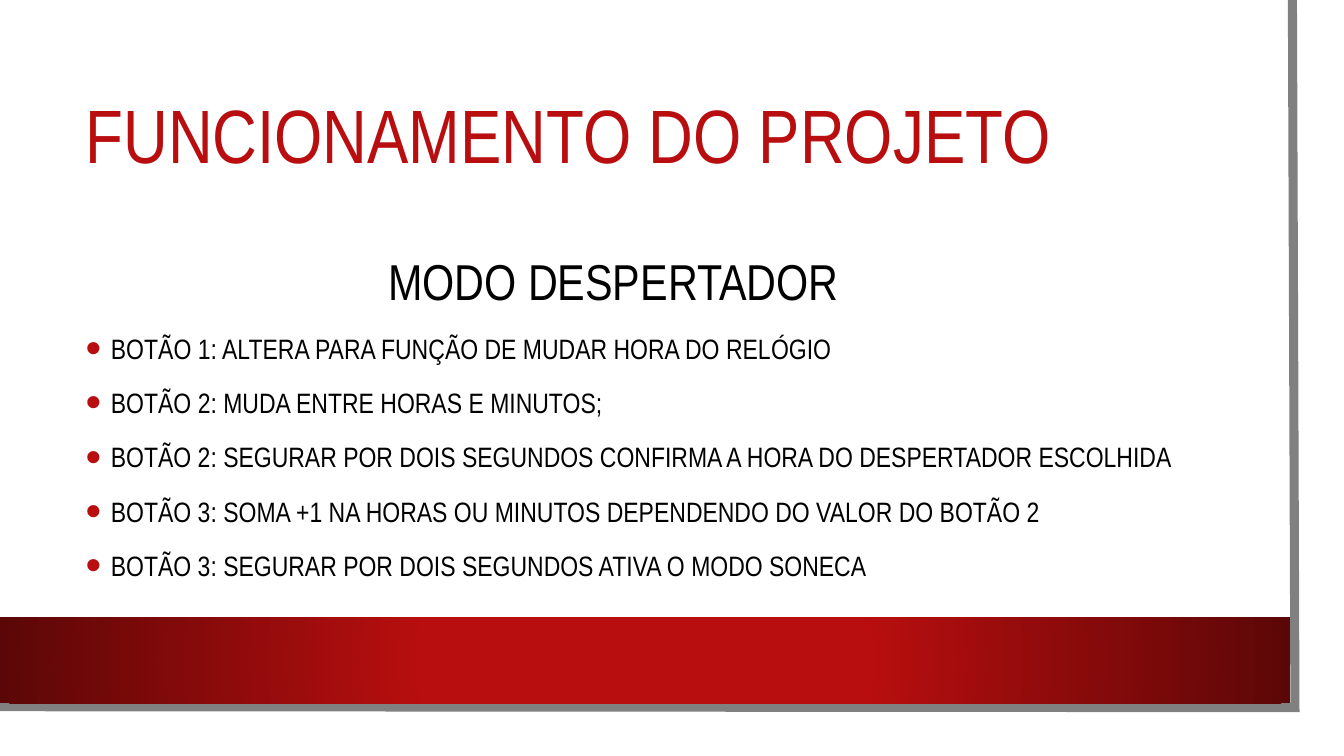
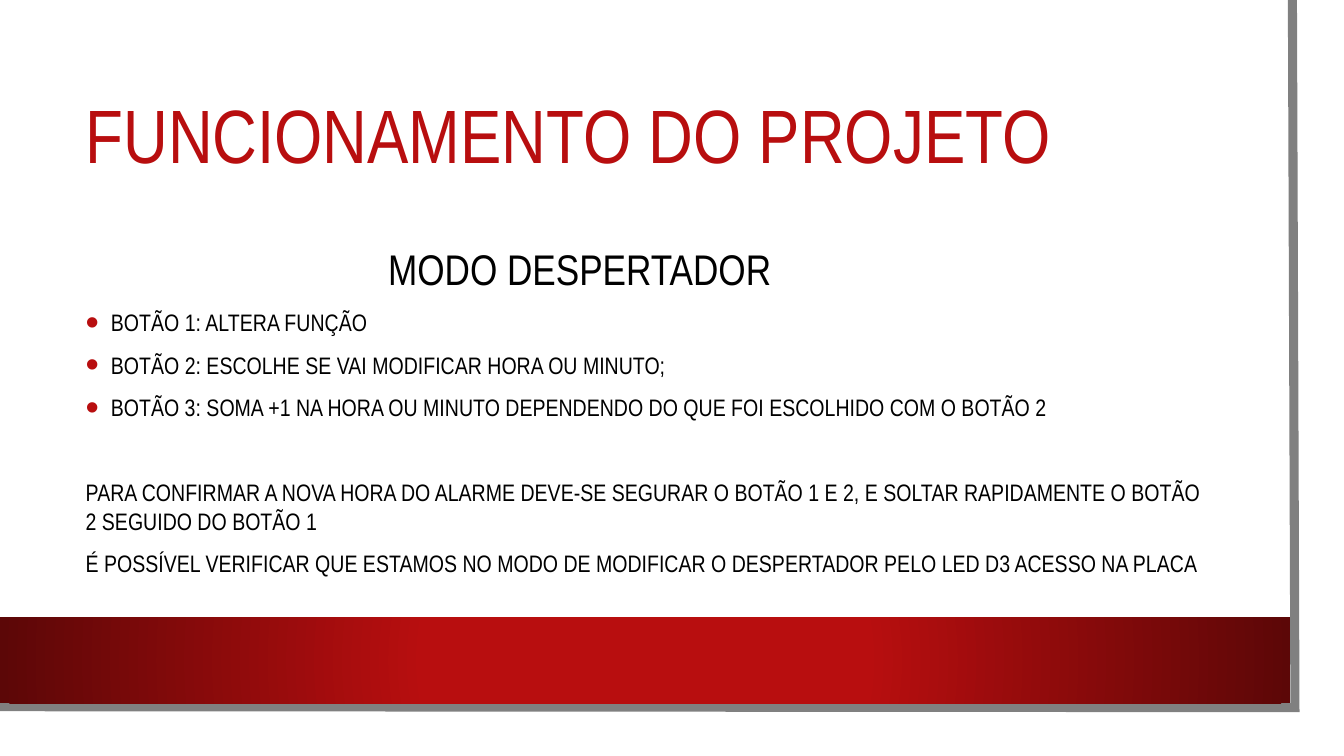
Before and after one commit to MatheusCunha96/SistemasReativos, a slide deck: slide 4 of projetoRelogioDespertador/sistemsReativo.pptx. Drawn at 1344x756 pixels with LibreOffice and Linux fonts; fonts in the diff are those of the drawing; background and template pictures are left out. Boxes give left, top, right and bottom in pixels: in the first picture for what was removed or moved away, otherwise in the second. Text is boxed around its words. In the diff, an @@ line names an element or a change of style, - is before the commit and + after.

Commit message:
Projeto Finalizado

```diff
--- a/projetoRelogioDespertador/sistemsReativo.pptx
+++ b/projetoRelogioDespertador/sistemsReativo.pptx
@@ text at (388, 255, 771, 286): size 36 to 30.6 pt in "MODO DESPERTADOR"; line spacing 1.2 to 1 @@
@@ text at (86, 312, 1199, 577): text changed; size 20 to 17 pt @@
-• BOTÃO 1: ALTERA PARA FUNÇÃO DE MUDAR HORA DO RELÓGIO
-• BOTÃO 2: MUDA ENTRE HORAS E MINUTOS;
-• BOTÃO 2: SEGURAR POR DOIS SEGUNDOS CONFIRMA A HORA DO DESPERTADOR ESCOLHIDA
-• BOTÃO 3: SOMA +1 NA HORAS OU MINUTOS DEPENDENDO DO VALOR DO BOTÃO 2
-• BOTÃO 3: SEGURAR POR DOIS SEGUNDOS ATIVA O MODO SONECA
+• BOTÃO 1: ALTERA FUNÇÃO
+• BOTÃO 2: ESCOLHE SE VAI MODIFICAR HORA OU MINUTO;
+• BOTÃO 3: SOMA +1 NA HORA OU MINUTO DEPENDENDO DO QUE FOI ESCOLHIDO COM O BOTÃO 2
+PARA CONFIRMAR A NOVA HORA DO ALARME DEVE-SE SEGURAR O BOTÃO 1 E 2, E SOLTAR RAPIDAMENTE O BOTÃO 2 SEGUIDO DO BOTÃO 1
+É POSSÍVEL VERIFICAR QUE ESTAMOS NO MODO DE MODIFICAR O DESPERTADOR PELO LED D3 ACESSO NA PLACA
```
Also in this commit, not shown: 3 other slides changed, 1 other file.
